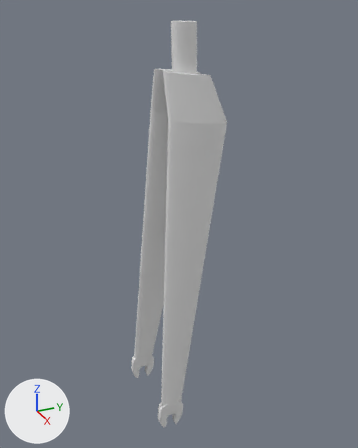
Renders of the OBJ model models/parts/fork_01.obj from each side of a commit.
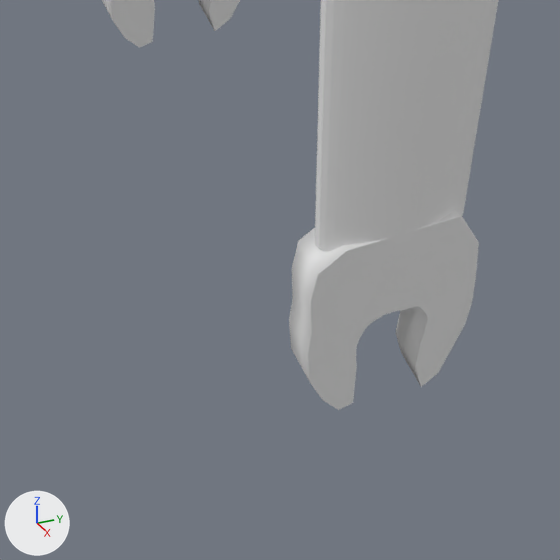
The first picture shows the older version from a 50 mm camera at (0.852, -0.391, 0.116) aimed at (-0.008, -0.004, -0.314). The close-ups show both versions on the part from 33% to 54% of the width and 83% to 100% of the height of that picture; other places that the commit changed are outside them. Every picture has the same lights, and +X, +Y and +Z are marked at lower left. Where no turn or scale is listed for an object, it has been applied to the vertices.

Names of what the first close-up shows: 'FORK_Vigorelli'.
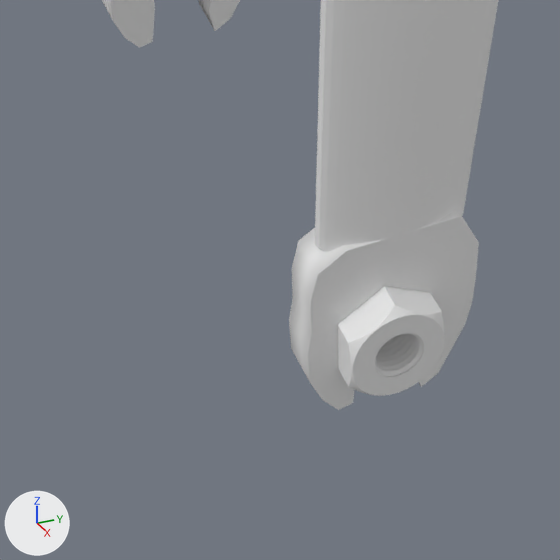
What changed in the scene script:
```text
Add mat_default_obj_001:
    mat_default_obj_001 = principled_material('Default_OBJ.001')
    mat_default_obj_001.base_color = (0.8, 0.8, 0.8)  # white #e7e7e7
    mat_default_obj_001.roughness = 1.0
Add me_nut:
    me_nut.from_pydata(...)  # 1952 vertices, 1934 faces; spans x 0.0858..0.1055, y -0.0859..-0.0555, z -0.7429..-0.708
    me_nut.materials.append(mat_default_obj_001)  # white #e7e7e7
Add ob_nut:
    ob_nut = bpy.data.objects.new('Nut', me_nut)
    ob_nut.location = (0.0, 0.0, 0.0)
```

Where the change shows, as pixel boxes [x1, y1, x2, y2] in the close-ups (560 x 560 px):
'Nut', added: after [338, 286, 445, 396]
